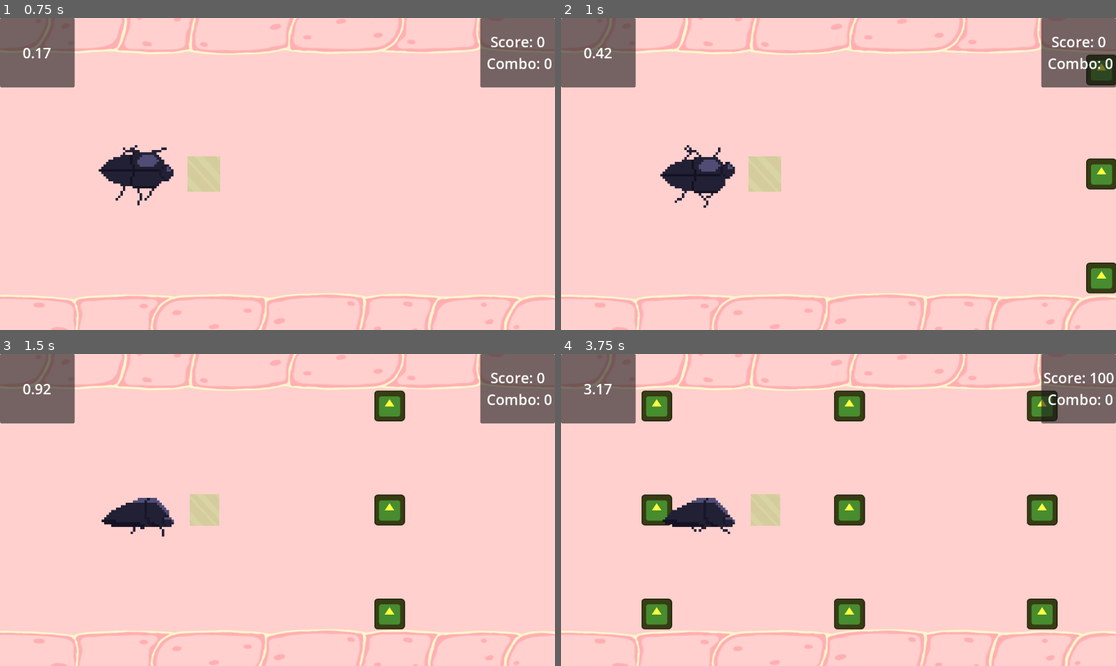
Above: before the commit, frames 1-4 (two rows, left to right).
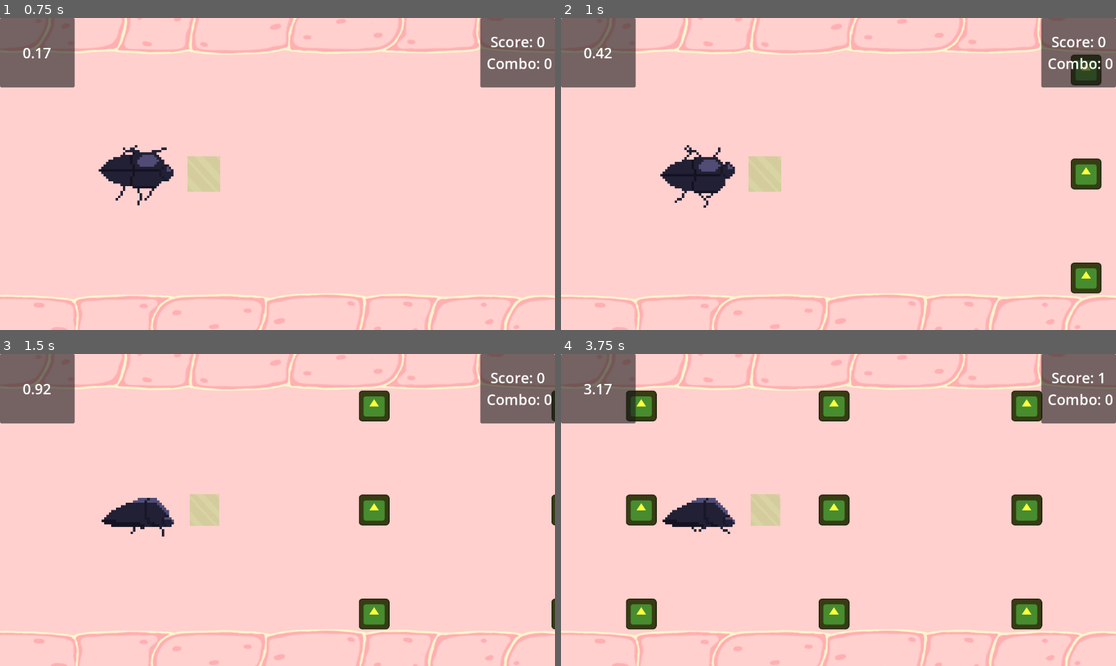
Above: after the commit, the same moments.

Repository: milnej/EscapeFromFrog
Game: Godot game, scene res://Scene/menu.tscn
Same seed, same stepped clock (60 frames per second), same inputs: the game is played once before the commit and once after it. The engine's default icon, where the game draws it, is replaced by a stand-in: a white triangle on a blue panel in a dark square.
Inputs:
- Up to frame 1 (0.75 s): click "Start" at 0.5 s
- Up to frame 2 (1 s): no input
- Up to frame 3 (1.5 s): hold L (note_right) from 1.28 s (still down); tap Space (beetle_attack) at 1.35 s
- Up to frame 4 (3.75 s): release L (note_right) at 2.03 s; hold S (beetle_down) 2.03-2.78 s; tap Space (beetle_attack) at 2.1, 2.85, 3.6 s; hold L (note_right) 2.78-3.53 s; hold W (beetle_up) from 3.53 s (still down)

Frame 1 is identical in both runs. In frame 2, 1.9% of the frame differs, in the area x 91-100%, y 11-89%; in frame 3, 2.3%; in frame 4, 6.4%, in the area x 11-100%, y 6-89%.

Commit message:
implemented menu functionality

Diff:
--- a/Scene/beetle_trapped.tscn
+++ b/Scene/beetle_trapped.tscn
@@ -1,23 +1,21 @@
-[gd_scene load_steps=4 format=3 uid="uid://ge7urkjs6jv7"]
+[gd_scene load_steps=4 format=3 uid="uid://bpqdwakl4j5m1"]
 
-[ext_resource type="Script" path="res://Scripts/note.gd" id="1_b4x4c"]
-[ext_resource type="Texture2D" uid="uid://mia6c7q5fh12" path="res://Resources/Sprites/trapped_beetle.png" id="2_1hyj5"]
+[ext_resource type="Script" path="res://Scripts/unbreakable_flesh.gd" id="1_q5tcs"]
+[ext_resource type="Texture2D" uid="uid://bs6r4ygmfwj0x" path="res://icon.svg" id="2_xxukw"]
 
 [sub_resource type="RectangleShape2D" id="RectangleShape2D_yf74h"]
 size = Vector2(128, 128)
 
 [node name="Note2" type="Node2D"]
-script = ExtResource("1_b4x4c")
-points_value = 500
+script = ExtResource("1_q5tcs")
 
 [node name="Sprite2D" type="Sprite2D" parent="."]
-texture_filter = 1
-position = Vector2(9.53674e-07, -9.53674e-07)
-texture = ExtResource("2_1hyj5")
+modulate = Color(1, 1, 0.247059, 1)
+position = Vector2(-32, 0)
+scale = Vector2(0.5, 0.5)
+texture = ExtResource("2_xxukw")
 
 [node name="Area2D" type="Area2D" parent="Sprite2D"]
-position = Vector2(-9.53674e-07, 9.53674e-07)
-scale = Vector2(0.5, 0.5)
 collision_layer = 2
 
 [node name="CollisionShape2D" type="CollisionShape2D" parent="Sprite2D/Area2D"]
--- a/Scene/breakable_flesh.tscn
+++ b/Scene/breakable_flesh.tscn
@@ -8,10 +8,10 @@
 
 [node name="Note" type="Node2D"]
 script = ExtResource("1_munt2")
-points_value = 100
 
 [node name="Sprite2D" type="Sprite2D" parent="."]
 modulate = Color(1, 1, 0.247059, 1)
+position = Vector2(-32, 0)
 scale = Vector2(0.5, 0.5)
 texture = ExtResource("2_xejaf")
 
--- a/Scene/credits.tscn
+++ b/Scene/credits.tscn
@@ -12,51 +12,34 @@
 grow_vertical = 2
 script = ExtResource("1_s2bg6")
 
-[node name="Developers" type="Label" parent="."]
-layout_mode = 1
-anchors_preset = 8
-anchor_left = 0.5
-anchor_top = 0.5
-anchor_right = 0.5
-anchor_bottom = 0.5
-offset_left = -72.5
-offset_top = -76.5
-offset_right = 72.5
-offset_bottom = 76.5
-grow_horizontal = 2
-grow_vertical = 2
-text = "William Bertiz
-Adejuwon Fasanya
+[node name="VBoxContainer" type="VBoxContainer" parent="."]
+layout_mode = 0
+offset_left = -56.0
+offset_top = 136.0
+offset_right = 51.0
+offset_bottom = 351.0
+
+[node name="Developers" type="Label" parent="VBoxContainer"]
+layout_mode = 2
+text = "Dev Team
+William Bertiz
+Adejuwon
 James Milne
-Eric Nelson
-Shane Pierre"
-horizontal_alignment = 1
+Shane Pierre
+Eric Nelson"
+metadata/_edit_lock_ = true
 
-[node name="Back" type="Button" parent="."]
-layout_mode = 1
-anchors_preset = 7
-anchor_left = 0.5
-anchor_top = 1.0
-anchor_right = 0.5
-anchor_bottom = 1.0
-offset_left = -56.0
-offset_top = -160.0
-offset_right = 51.0
-offset_bottom = -129.0
-grow_horizontal = 2
-grow_vertical = 0
+[node name="Back" type="Button" parent="VBoxContainer"]
+layout_mode = 2
 text = "Back"
 
 [node name="Title" type="Label" parent="."]
-layout_mode = 1
-anchors_preset = 5
-anchor_left = 0.5
-anchor_right = 0.5
+layout_mode = 2
 offset_left = -56.0
-offset_top = 88.0
+offset_top = 16.0
 offset_right = 51.0
-offset_bottom = 111.0
+offset_bottom = 39.0
 grow_horizontal = 2
 text = "Score Jam 29"
 
-[connection signal="pressed" from="Back" to="." method="_on_back_pressed"]
+[connection signal="pressed" from="VBoxContainer/Back" to="." method="_on_back_pressed"]
--- a/note.tscn
+++ b/note.tscn
@@ -1,17 +1,20 @@
 [gd_scene load_steps=4 format=3 uid="uid://bngn2iigrq677"]
 
-[ext_resource type="Script" path="res://Scripts/note.gd" id="1_jmnrm"]
+[ext_resource type="Script" path="res://Scripts/breakable_flesh.gd" id="1_4krcn"]
 [ext_resource type="Texture2D" uid="uid://bs6r4ygmfwj0x" path="res://icon.svg" id="1_nq5ql"]
 
 [sub_resource type="RectangleShape2D" id="RectangleShape2D_yf74h"]
 size = Vector2(128, 128)
 
-[node name="Note3" type="Node2D"]
-script = ExtResource("1_jmnrm")
-points_value = 100
+[node name="Note2" type="Node2D"]
+script = ExtResource("1_4krcn")
+line = null
+note_number = null
+points_value = null
 
 [node name="Sprite2D" type="Sprite2D" parent="."]
-modulate = Color(0, 0.619635, 0.966662, 1)
+modulate = Color(1, 1, 0.247059, 1)
+position = Vector2(-32, 0)
 scale = Vector2(0.5, 0.5)
 texture = ExtResource("1_nq5ql")
 
Not shown: 1 places in Scene/breakable_flesh.tscn that only renumber resources
Not shown: 1 places in Scene/guts.tscn that only renumber resources
